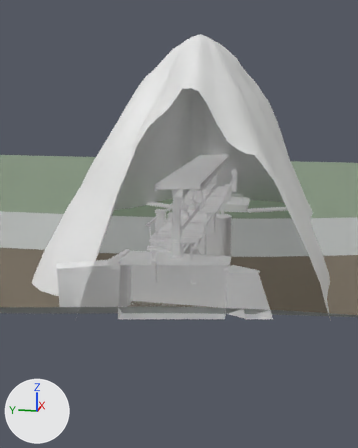
Renders of the Blender file blender/SM_Env_Pack.blend from each side of a commit.
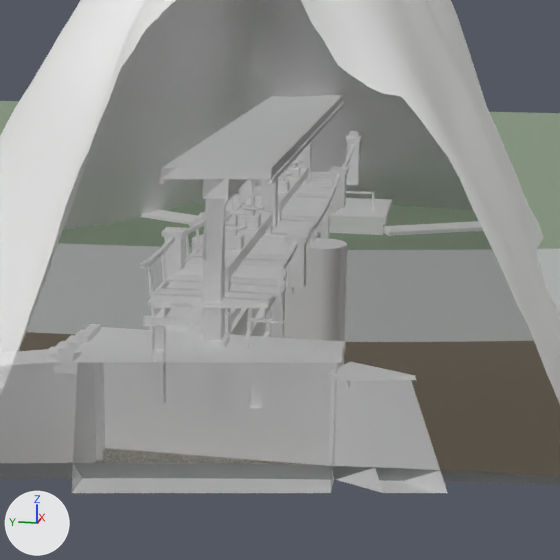
Old and new are each drawn whole from a 50 mm lens placed at (-47.1, -7.4, 14.0), pointed at (-2.3, 1.5, 2.8) and again close up on the part from 25% to 89% of the width and 26% to 77% of the height. The lights are fixed; the arrows at lower left show +X, +Y and +Z. The first two pictures are the older version. Everything nearer to the camera than a plane just in front of the edit is cut away.

The older version as bpy lines, for what is in view:
```python
ob_sm_env_gunungsampah_3tiers = bpy.data.objects.new('SM_Env_GunungSampah_3Tiers', me_sm_env_gunungsampah_3tiers)
ob_sm_env_gunungsampah_3tiers.location = (0.0, 0.0, 0.0)
ob_sm_env_jembatanutama = bpy.data.objects.new('SM_Env_JembatanUtama', me_sm_env_jembatanutama)
ob_sm_env_jembatanutama.location = (0.0, 0.0, 0.0)
ob_sm_env_rivervalleyterrain = bpy.data.objects.new('SM_Env_RiverValleyTerrain', me_sm_env_rivervalleyterrain)
ob_sm_env_rivervalleyterrain.location = (0.0, 0.0, 0.0)
# also in view: 'SM_Env_PintuAirSiaga1' at (0.3, 0.0, 3.0)
```
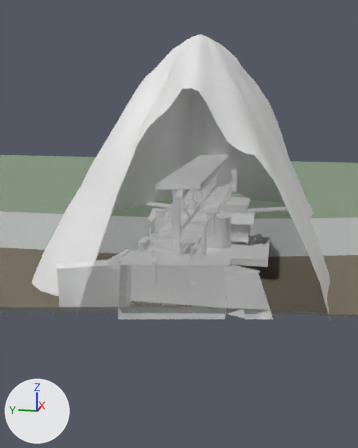
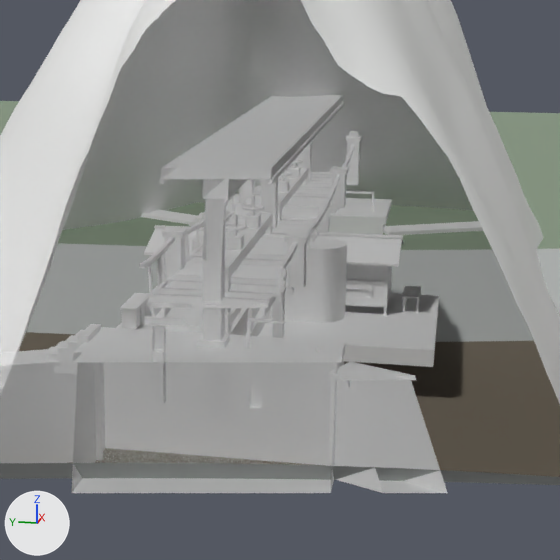
What changed in the scene script:
```text
Add mat_m_env_papanbanksampah:
    mat_m_env_papanbanksampah = principled_material('M_Env_PapanBankSampah')
    mat_m_env_papanbanksampah.base_color = (0.8, 0.8, 0.8)  # white #e7e7e7
Add mat_m_env_kawatjaring:
    mat_m_env_kawatjaring = principled_material('M_Env_KawatJaring')
    mat_m_env_kawatjaring.base_color = (0.8, 0.8, 0.8)  # white #e7e7e7
Add mat_m_env_sengmerah:
    mat_m_env_sengmerah = principled_material('M_Env_SengMerah')
    mat_m_env_sengmerah.base_color = (0.8, 0.8, 0.8)  # white #e7e7e7
Add mat_m_env_besiteal:
    mat_m_env_besiteal = principled_material('M_Env_BesiTeal')
    mat_m_env_besiteal.base_color = (0.8, 0.8, 0.8)  # white #e7e7e7
Add mat_m_env_senggalvanis:
    mat_m_env_senggalvanis = principled_material('M_Env_SengGalvanis')
    mat_m_env_senggalvanis.base_color = (0.8, 0.8, 0.8)  # white #e7e7e7
Add me_sm_env_banksampah:
    me_sm_env_banksampah.from_pydata(...)  # 956 vertices, 737 faces; spans x -3.5..4.45, y -6.9..5.6, z -0.5..4.3
    me_sm_env_banksampah.materials.append(mat_m_env_besiteal)  # white #e7e7e7
    me_sm_env_banksampah.materials.append(mat_m_env_sengmerah)  # white #e7e7e7
    me_sm_env_banksampah.materials.append(mat_m_env_senggalvanis)  # white #e7e7e7
    me_sm_env_banksampah.materials.append(mat_m_env_kawatjaring)  # white #e7e7e7
    me_sm_env_banksampah.materials.append(mat_m_env_betonputih)  # white #e7e7e7
    me_sm_env_banksampah.materials.append(mat_m_env_atapkuning)  # white #e7e7e7
    me_sm_env_banksampah.materials.append(mat_m_env_besigelap)  # white #e7e7e7
    me_sm_env_banksampah.materials.append(mat_m_env_kayupapan)  # white #e7e7e7
    me_sm_env_banksampah.materials.append(mat_m_env_trashpieces)  # white #e7e7e7
    me_sm_env_banksampah.materials.append(mat_m_env_papanbanksampah)  # white #e7e7e7
Add ob_sm_env_banksampah:
    ob_sm_env_banksampah = bpy.data.objects.new('SM_Env_BankSampah', me_sm_env_banksampah)
    ob_sm_env_banksampah.location = (0.0, 0.0, 0.0)
```

Pixel boxes (x1, y1, x2, y2) of what changed, in the close-ups (560 x 560 px):
'SM_Env_BankSampah', added: after (116, 203, 439, 367)
    faces in mat_m_env_betonputih (white #e7e7e7): (116, 285, 439, 367)
    faces in mat_m_env_sengmerah (white #e7e7e7): (144, 228, 404, 265)
    faces in mat_m_env_kawatjaring (white #e7e7e7): (160, 256, 389, 298)
    faces in mat_m_env_papanbanksampah (white #e7e7e7): (185, 203, 392, 293)
    faces in mat_m_env_trashpieces (white #e7e7e7): (120, 288, 416, 329)
